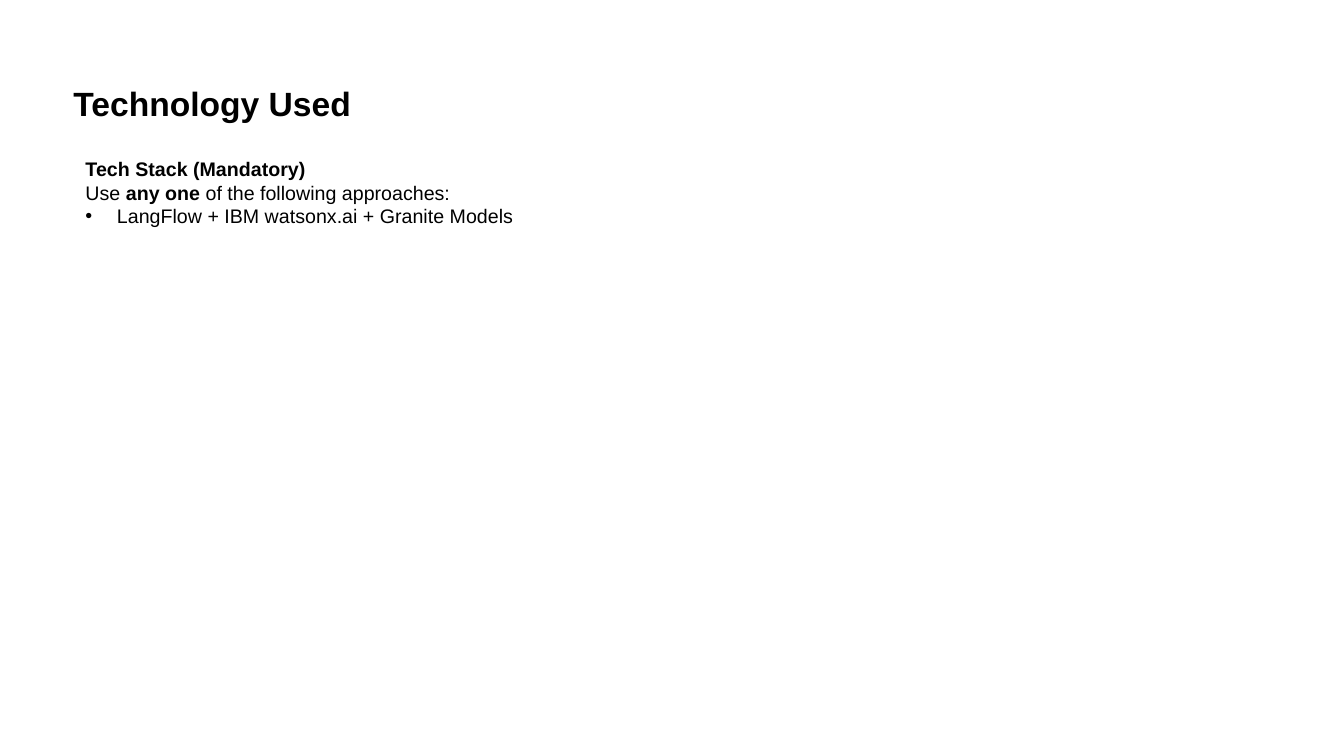
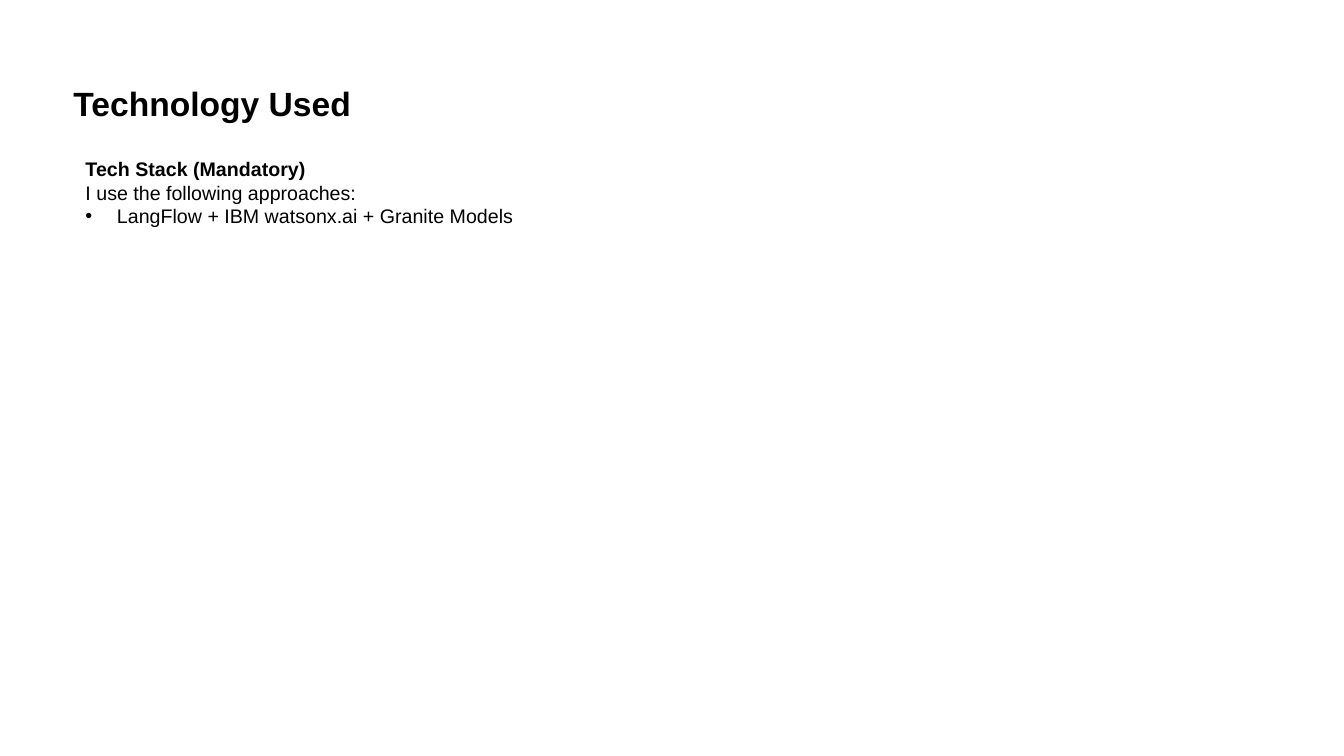
Before and after one commit to nitintripathi79/SRMIST_ThaiRecipe_NitinTripathi, a slide deck: slide 4 of Nitin Tripathi Project Submission.pptx. Drawn at 1344x756 pixels with LibreOffice and Linux fonts; fonts in the diff are those of the drawing. Boxes give left, top, right and bottom in pixels: in the first picture for what was removed or moved away, otherwise in the second. Text is boxed around its words. In the diff, an @@ line names an element or a change of style, - is before the commit and + after.

```diff
--- a/Nitin Tripathi Project Submission.pptx
+++ b/Nitin Tripathi Project Submission.pptx
@@ text at box(85, 185, 356, 204): text changed @@
-Use any one of the following approaches:
+I use the following approaches:
```
Also in this commit, not shown: 6 other slides changed.
